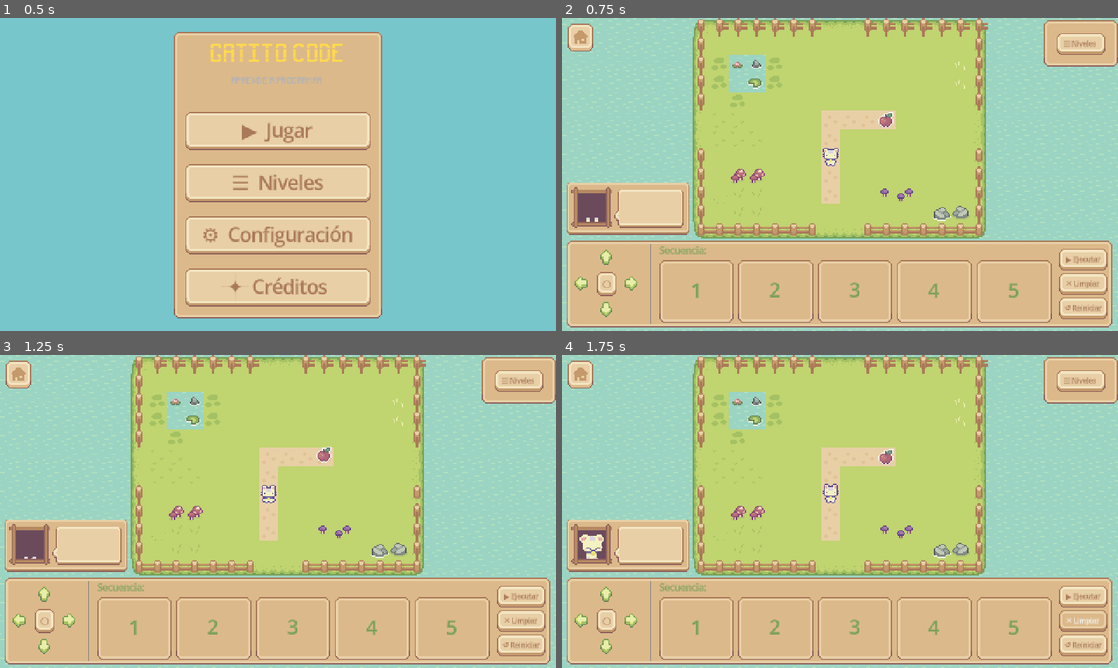
Above: before the commit, frames 1-4 (two rows, left to right).
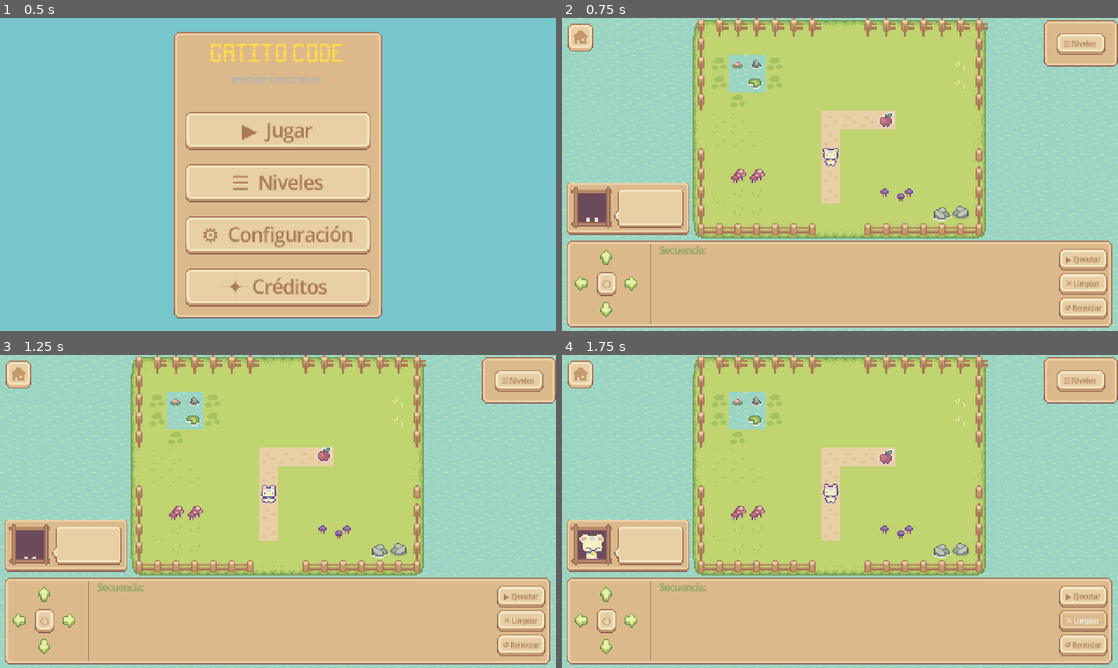
Above: after the commit, the same moments.

Repository: iarabaya/proyecto-integrador-v1
Game: Godot game, scene res://scenes/main_menu/main_menu.tscn
Same seed, same stepped clock (60 frames per second), same inputs: the game is played once before the commit and once after it.
Inputs:
- Up to frame 1 (0.5 s): no input
- Up to frame 2 (0.75 s): click "▶ Jugar" at 0.5 s
- Up to frame 3 (1.25 s): no input
- Up to frame 4 (1.75 s): click "✕ Limpiar" at 1.25 s

Frame 1 is identical in both runs. In frame 2, 2.7% of the frame differs, in the area x 17-89%, y 77-98%; in frame 3, 2.7%; in frame 4, 2.7%.

Commit message:
feat: add dinamic movement slots, max 20

Diff:
--- a/assets/resources/emotes.tres
+++ b/assets/resources/emotes.tres
@@ -825,10 +825,10 @@
 "duration": 1.0,
 "texture": SubResource("AtlasTexture_hj7xy")
 }, {
-"duration": 5.0,
+"duration": 1.0,
 "texture": SubResource("AtlasTexture_7tfc2")
 }],
-"loop": true,
+"loop": false,
 "name": &"neutral",
 "speed": 4.0
 }, {
--- a/scenes/character_reaction/character_reaction.tscn
+++ b/scenes/character_reaction/character_reaction.tscn
@@ -15,4 +15,6 @@
 [node name="CharacterReaction" type="AnimatedSprite2D" parent="." unique_id=1088237236]
 scale = Vector2(0.75, 0.75)
 sprite_frames = ExtResource("2_i51dj")
-animation = &"heart"
+animation = &"neutral"
+frame = 7
+frame_progress = 1.0
--- a/scenes/command_ui/command_ui.gd
+++ b/scenes/command_ui/command_ui.gd
@@ -5,41 +5,34 @@
 signal execute_requested(moves: Array)
 signal restart_requested()
 
-const MAX_SLOTS := 5
+const MAX_SLOTS := 20
+const SLOT_WIDTH := 50     # ← fixed width per slot
 const CMD_LABEL: Dictionary = {
 	"up": "↑", "down": "↓", "left": "←", "right": "→", "jump": "○",
 	"jump_up": "↑○", "jump_down": "↓○", "jump_left": "←○", "jump_right": "→○",
 }
 
 var _queue: Array[String] = []
-var _slot_labels: Array[Label] = []
+var _slot_nodes: Array[PanelContainer] = []
 
 @onready var _btn_up:      TextureButton        = $Panel/Margin/HBox/DPad/BtnUp
 @onready var _btn_down:    TextureButton        = $Panel/Margin/HBox/DPad/BtnDown
 @onready var _btn_left:    TextureButton        = $Panel/Margin/HBox/DPad/BtnLeft
 @onready var _btn_right:   TextureButton        = $Panel/Margin/HBox/DPad/BtnRight
 @onready var _btn_jump:    Button        = $Panel/Margin/HBox/DPad/BtnJump
-@onready var _slots_hbox:  HBoxContainer = $Panel/Margin/HBox/Queue/Slots
+
+@onready var _scroll:      ScrollContainer = $Panel/Margin/HBox/Queue/ScrollContainer
+@onready var _slots_hbox:  HBoxContainer = $Panel/Margin/HBox/Queue/ScrollContainer/Slots
+
 @onready var _btn_execute: Button        = $Panel/Margin/HBox/Buttons/BtnExecute
 @onready var _btn_clear:   Button        = $Panel/Margin/HBox/Buttons/BtnClear
 @onready var _btn_restart: Button        = $Panel/Margin/HBox/Buttons/BtnRestart
+
 @onready var _btn_levels: Button = $PanelMenu/BtnLevels
 
 
 func _ready() -> void:
-	# Build slot panels in code
-	for i in MAX_SLOTS:
-		var slot := PanelContainer.new()
-		slot.size_flags_horizontal = Control.SIZE_EXPAND_FILL
-
-		var lbl := Label.new()
-		lbl.horizontal_alignment = HORIZONTAL_ALIGNMENT_CENTER
-		lbl.vertical_alignment   = VERTICAL_ALIGNMENT_CENTER
-		lbl.text = str(i + 1)
-		slot.add_child(lbl)
-		_slots_hbox.add_child(slot)
-		_slot_labels.append(lbl)
-
+	# buttons signals
 	_btn_up.pressed.connect(func(): _enqueue("up"))
 	_btn_down.pressed.connect(func(): _enqueue("down"))
 	_btn_left.pressed.connect(func(): _enqueue("left"))
@@ -47,7 +40,7 @@
 	_btn_jump.pressed.connect(func(): _enqueue("jump"))
 	_btn_execute.pressed.connect(_on_execute)
 	_btn_clear.pressed.connect(_on_clear)
-	_btn_restart.pressed.connect(func(): restart_requested.emit())
+	_btn_restart.pressed.connect(_on_restart)
 	_btn_levels.pressed.connect(func(): get_tree().change_scene_to_file.call_deferred("res://scenes/level_select/level_select.tscn"))
 
 
@@ -58,16 +51,43 @@
 func _enqueue(cmd: String) -> void:
 	if _queue.size() >= MAX_SLOTS: return
 	_queue.append(cmd)
-	_refresh_slots()
+	_add_slot_node(cmd, _queue.size())
+	_scroll_to_end()
 
 func _on_execute() -> void:
 	if _queue.is_empty(): return
 	execute_requested.emit(_queue.duplicate())
 
+func _on_restart() -> void:
+	_on_clear()
+	restart_requested.emit()
+
 func _on_clear() -> void:
 	_queue.clear()
-	_refresh_slots()
+	_clear_slot_nodes()
 
-func _refresh_slots() -> void:
-	for i in MAX_SLOTS:
-		_slot_labels[i].text = CMD_LABEL.get(_queue[i], "?") if i < _queue.size() else str(i + 1)
+# ── Slot management ──────────────────────────────────────────────────
+
+func _add_slot_node(cmd: String, _index: int) -> void:
+	var slot := PanelContainer.new()
+	slot.custom_minimum_size.x = SLOT_WIDTH
+
+	var lbl := Label.new()
+	lbl.horizontal_alignment = HORIZONTAL_ALIGNMENT_CENTER
+	lbl.vertical_alignment   = VERTICAL_ALIGNMENT_CENTER
+	lbl.text = CMD_LABEL.get(cmd, "?")
+	lbl.add_theme_font_override("font", PIXEL_FONT)
+	slot.add_child(lbl)
+
+	_slots_hbox.add_child(slot)
+	_slot_nodes.append(slot)
+
+func _clear_slot_nodes() -> void:
+	for node in _slot_nodes:
+		node.queue_free()
+	_slot_nodes.clear()
+
+func _scroll_to_end() -> void:
+	# Wait one frame for the layout to update, then scroll to the right edge
+	await get_tree().process_frame
+	_scroll.scroll_horizontal = int(_scroll.get_h_scroll_bar().max_value)
--- a/scenes/command_ui/command_ui.tscn
+++ b/scenes/command_ui/command_ui.tscn
@@ -184,7 +184,12 @@
 theme_override_font_sizes/font_size = 8
 text = "Secuencia:"
 
-[node name="Slots" type="HBoxContainer" parent="Panel/Margin/HBox/Queue" unique_id=1487513496]
+[node name="ScrollContainer" type="ScrollContainer" parent="Panel/Margin/HBox/Queue" unique_id=1832934149]
+layout_mode = 2
+size_flags_vertical = 3
+vertical_scroll_mode = 0
+
+[node name="Slots" type="HBoxContainer" parent="Panel/Margin/HBox/Queue/ScrollContainer" unique_id=1487513496]
 layout_mode = 2
 size_flags_vertical = 3
 
--- a/scenes/game_level/game_level.gd
+++ b/scenes/game_level/game_level.gd
@@ -74,15 +74,18 @@
 		_character_reaction.show_emote("boss")
 		_win_overlay.visible = true
 	else:
-		await _character_reaction.show_emote_after_current("annoyed")
 		_ui.lock(false)
 
-	_running = false
+	_running = false                                     # ← always runs now
+
+	if pickup_manager.get_remaining() > 0:
+		await _character_reaction.show_emote_after_current("annoyed")
 
 func restart_level() -> void:
 	_win_overlay.visible = false
 	_ui.lock(false)
 	if _running: return
+	print("restart")
 	player_model.reset()
 	pickup_manager.reset()
 	pickup_manager.setup(level_data["objects"], level_data["solid"])
--- a/scripts/player_model.gd
+++ b/scripts/player_model.gd
@@ -113,6 +113,7 @@
 	tx     = spawn_tx
 	ty     = spawn_ty
 	facing = "down"
+	print("reset player")
 
 
 # ── Animation frame helpers (mirrors Player.js static methods) ────────────────
